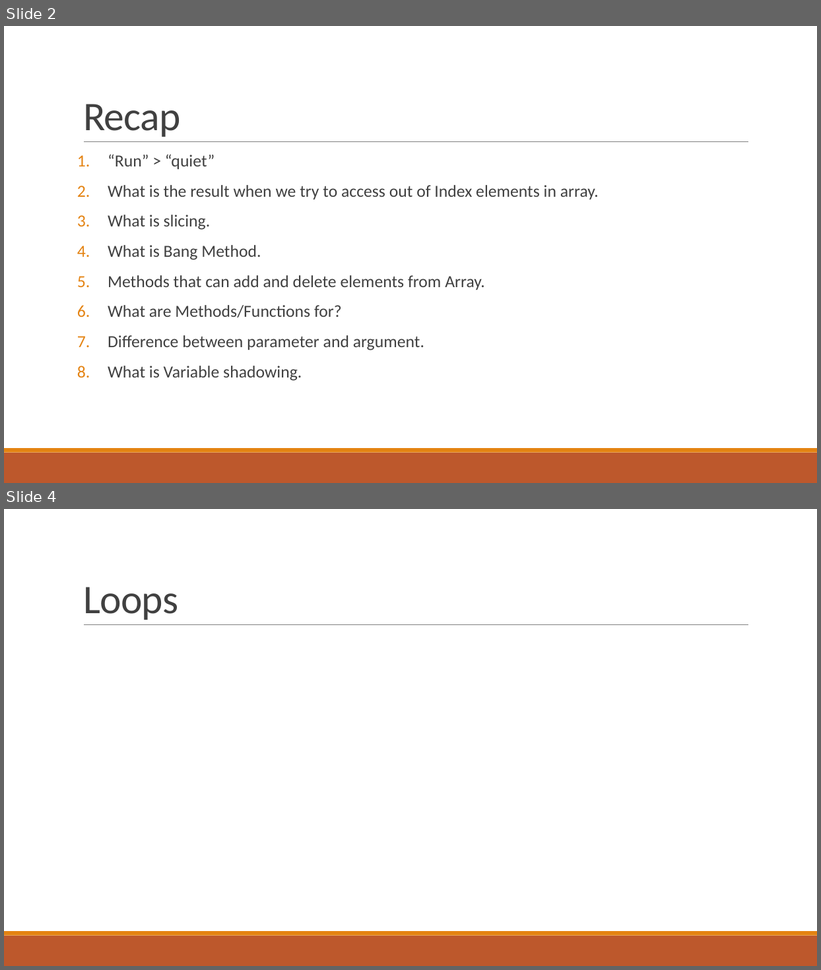
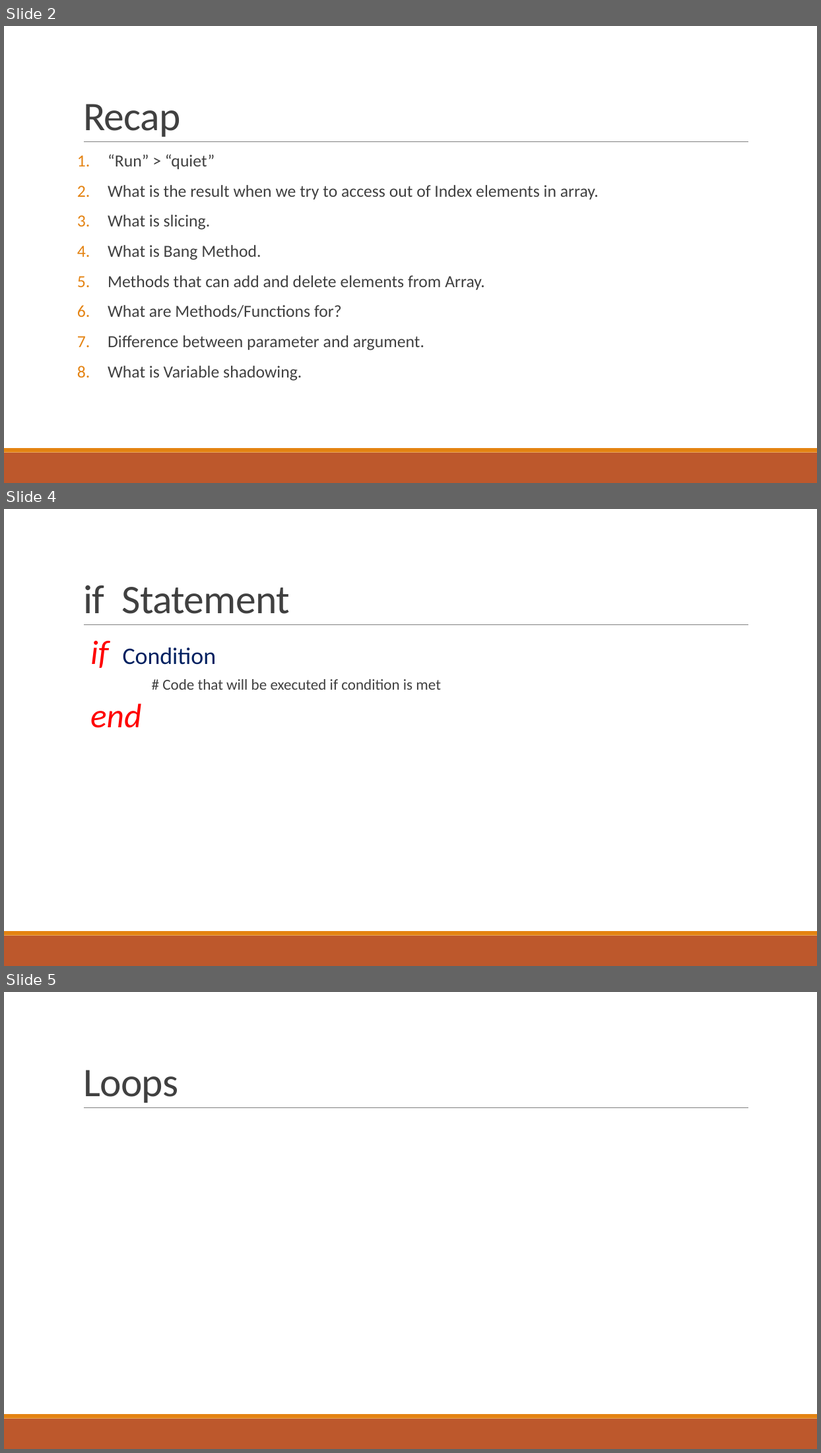
Before and after one commit to pawan9489/TeachingRuby, a slide deck: Presentations/Session3-Functions&FlowControl.pptx. Shown one above the other, each under a label of ours: slides 2 and 4 before the commit, slides 2, 4 and 5 after it; the slides between them are not shown. The pictures are 821x970 and 821x1453 pixels, drawn with LibreOffice and Linux fonts; fonts in the diff are those of the drawing. Boxes give left, top, right and bottom in pixels: in the first picture for what was removed or moved away, otherwise in the second. Text is boxed around its words. In the diff, an @@ line names an element or a change of style, - is before the commit and + after.

```diff
--- a/Presentations/Session3-Functions&FlowControl.pptx
+++ b/Presentations/Session3-Functions&FlowControl.pptx
@@ slide 4 added at (x1=4, y1=509, x2=817, y2=966), background #FFFFFF; not listed: 3 template elements that a slide beside it also shows @@
@@ title added at (x1=83, y1=585, x2=290, y2=614), 48 pt, text #404040 @@
+if Statement
@@ text added at (x1=90, y1=640, x2=441, y2=728), 18 pt, text #404040 @@
+  if Condition
+  # Code that will be executed if condition is met
+  end
@@ what was slide 4 is now slide 5 @@
```
Also in this commit, not shown: 1 other slide added, 1 slide removed, 8 other files.
